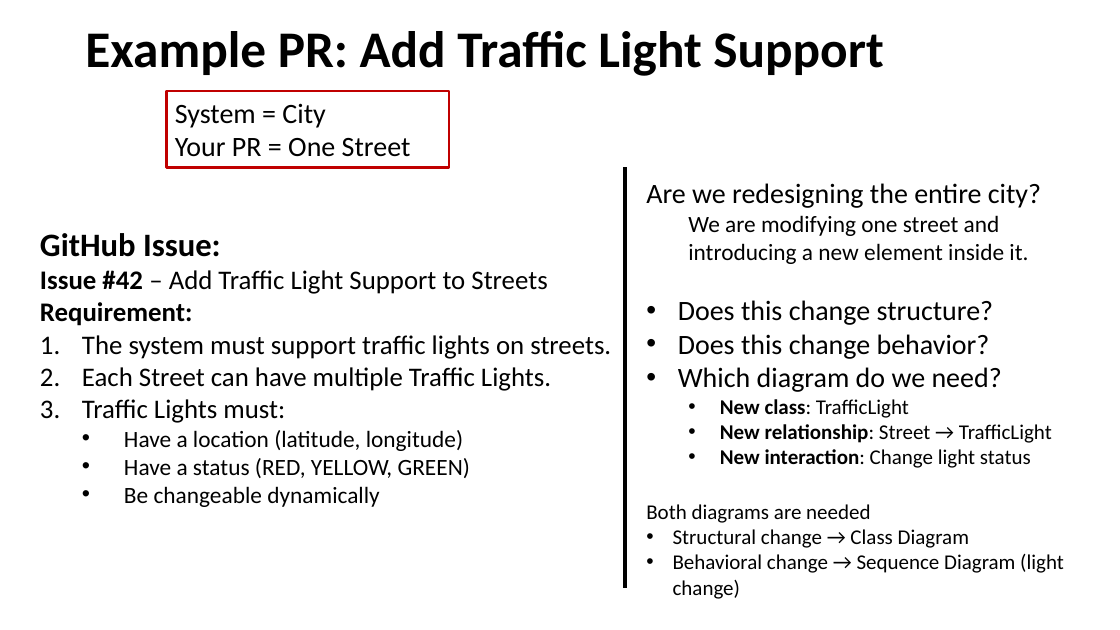
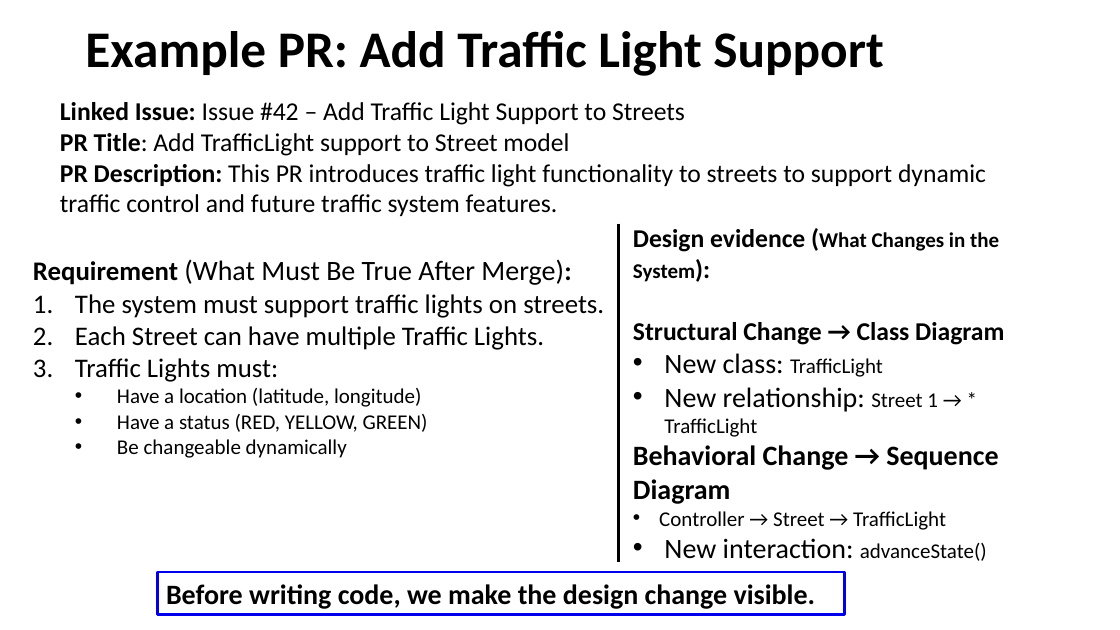
Before and after one commit to johnxu21/johnxu21.github.io, a slide deck: slide 11 of teaching/CS472/Timetable/OOD-V2.pptx (slide 10 before the commit). Drawn at 1120x630 pixels with LibreOffice and Linux fonts; fonts in the diff are those of the drawing. Boxes give left, top, right and bottom in pixels: in the first picture for what was removed or moved away, otherwise in the second. Text is boxed around its words. In the diff, an @@ line names an element or a change of style, - is before the commit and + after.

```diff
--- a/teaching/CS472/Timetable/OOD-V2.pptx
+++ b/teaching/CS472/Timetable/OOD-V2.pptx
@@ text added at (x1=60, y1=102, x2=986, y2=216), 22 pt, text #000000 @@
+Linked Issue: Issue #42 – Add Traffic Light Support to Streets
+PR Title: Add TrafficLight support to Street model
+PR Description: This PR introduces traffic light functionality to streets to support dynamic traffic control and future traffic system features.
@@ rectangle removed at (x1=166, y1=91, x2=449, y2=167) @@
-System = City
-Your PR = One Street
@@ line moved from (625, 167) - (625, 588) to (618, 223) - (618, 562) @@
@@ text "Design evidence (What Changes in ..." moved from (x1=646, y1=183, x2=1052, y2=468) to (x1=633, y1=229, x2=1004, y2=561) @@
@@ text at (x1=633, y1=229, x2=1004, y2=345): text changed; size 24 to 22 pt; bold on @@
-Are we redesigning the entire city?
-  We are modifying one street and introducing a new element inside it.
-• Does this change structure?
-• Does this change behavior?
-• Which diagram do we need?
+Design evidence (What Changes in the System):
+Structural Change → Class Diagram
@@ text "Requirement (What Must Be True ..." moved from (x1=40, y1=233, x2=611, y2=507) to (x1=33, y1=259, x2=604, y2=458) @@
@@ text at (x1=33, y1=259, x2=564, y2=285): text changed; size 23 to 24 pt; bold off @@
-GitHub Issue:
-Issue #42 – Add Traffic Light Support to Streets
-Requirement:
+Requirement (What Must Be True After Merge):
@@ text at (x1=664, y1=353, x2=883, y2=377): size 18 to 24 pt, bold off in "New class:"; list level 2 to 1 in "New class: TrafficLight" @@
@@ text at (x1=117, y1=388, x2=428, y2=458): size 20 to 18 pt in "Have a location (latitude, longitude)", "Have a status (RED, YELLOW, GREEN)", "Be changeable dynamically" @@
@@ text at (x1=633, y1=387, x2=998, y2=561): text changed @@
-  • New relationship: Street → TrafficLight
-  • New interaction: Change light status
+• New relationship: Street 1 → * TrafficLight
+Behavioral Change → Sequence Diagram
+• Controller → Street → TrafficLight
+• New interaction: advanceState()
@@ text removed at (x1=646, y1=504, x2=1064, y2=599) @@
-Both diagrams are needed
-• Structural change → Class Diagram
-• Behavioral change → Sequence Diagram (light change)
@@ rectangle added at (x1=158, y1=572, x2=844, y2=614), outline #0000EA 2.25 pt, 24 pt, text #000000, bold @@
+Before writing code, we make the design change visible.
```
Also in this commit, not shown: 6 other slides changed, 1 slide added, 1 slide removed.
